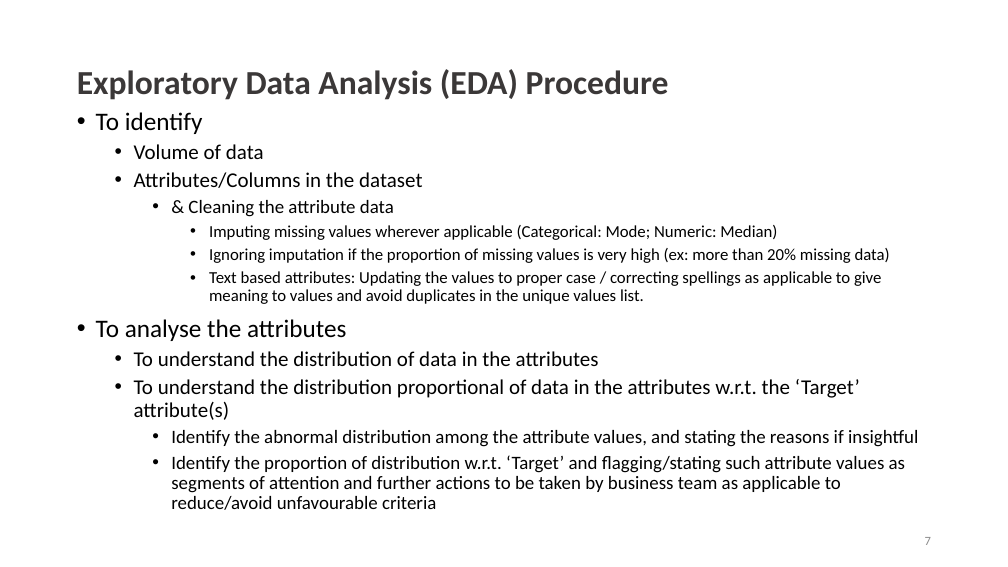
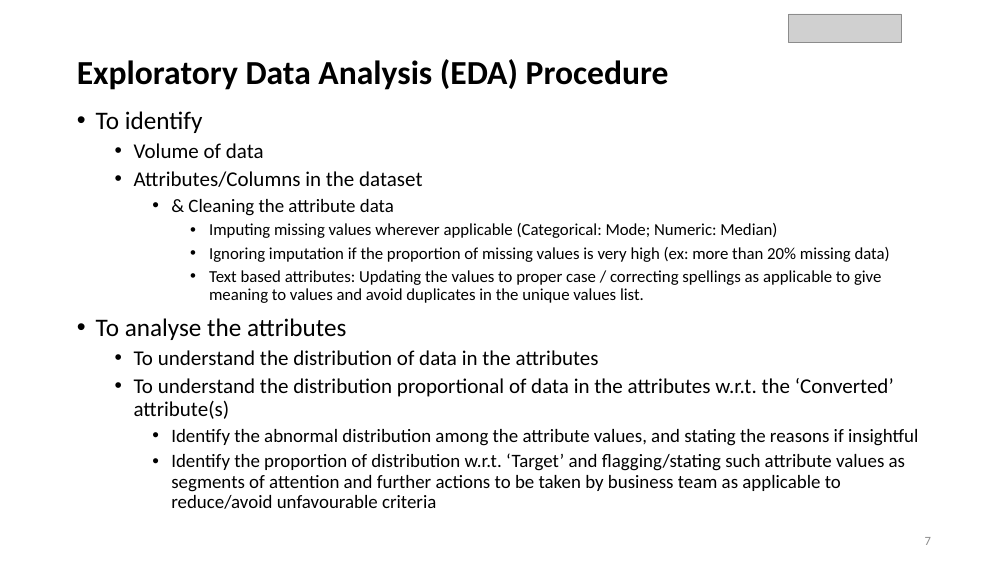
Before and after one commit to Hiteshp97/ProjCollab_LSCS_BTCH67_535, a slide deck: slide 7 of Lead Scoring Case Study.pptx. Drawn at 1008x567 pixels with LibreOffice and Linux fonts; fonts in the diff are those of the drawing; grey boxes stand for pictures; background and template pictures are left out. Boxes give left, top, right and bottom in pixels: in the first picture for what was removed or moved away, otherwise in the second. Text is boxed around its words. In the diff, an @@ line names an element or a change of style, - is before the commit and + after.

```diff
--- a/Lead Scoring Case Study.pptx
+++ b/Lead Scoring Case Study.pptx
@@ picture added at box(789, 14, 901, 42) @@
@@ title "Exploratory Data Analysis (EDA) Procedure": place and size @@
-title "Exploratory Data Analysis (EDA) Procedure" at box(77, 69, 669, 100)
+title "Exploratory Data Analysis (EDA) Procedure" at box(77, 59, 669, 90)
@@ title "Exploratory Data Analysis (EDA) Procedure" at box(77, 59, 669, 90): text colour #3B3838 to #000000 @@
@@ text at box(134, 378, 894, 419): text changed @@
-  • To understand the distribution proportional of data in the attributes w.r.t. the ‘Target’ attribute(s)
+  • To understand the distribution proportional of data in the attributes w.r.t. the ‘Converted’ attribute(s)
```
Also in this commit, not shown: 6 other slides changed, 7 slides added, 7 slides removed.
